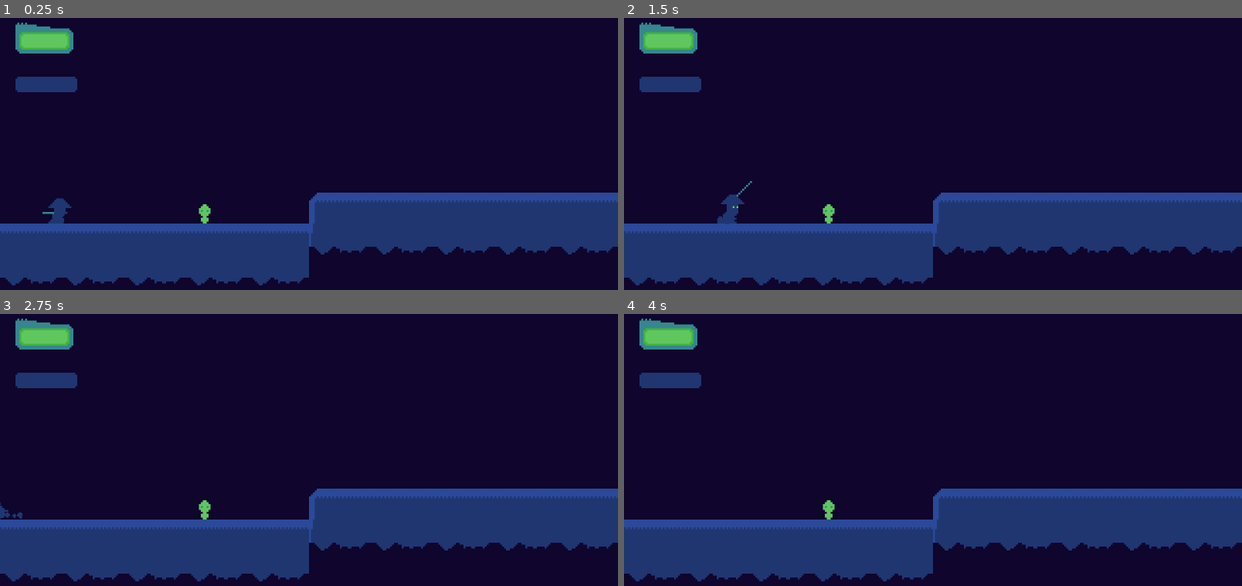
Above: before the commit, frames 1-4 (two rows, left to right).
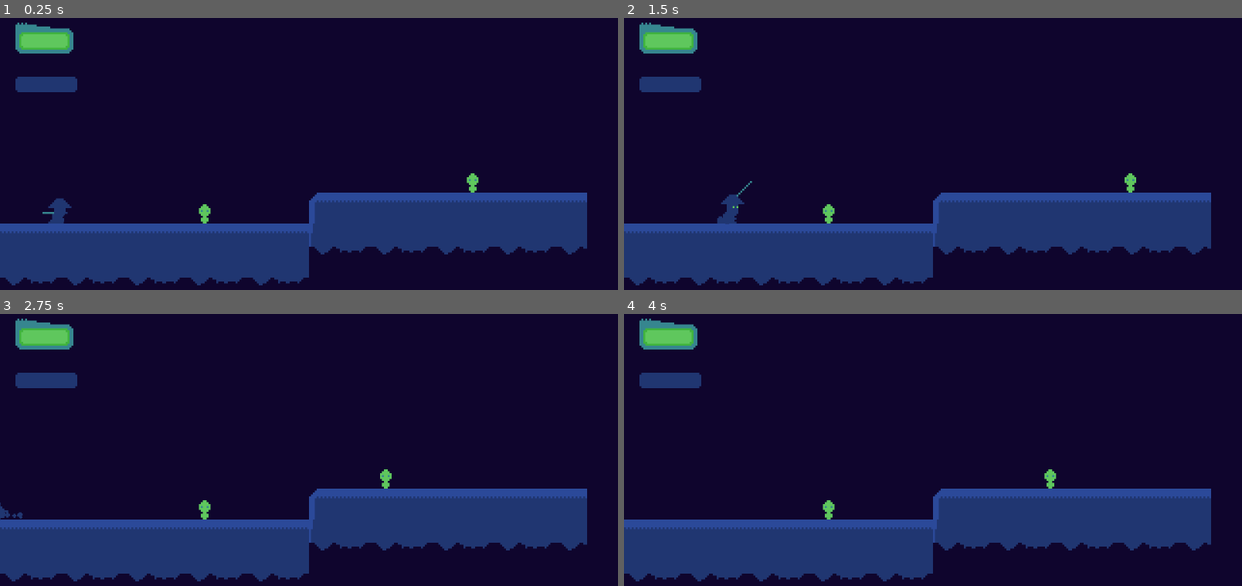
Above: after the commit, the same moments.

Repository: luisgthub/soulslike
Game: Godot game, scene res://main.tscn
Same seed, same stepped clock (60 frames per second), same inputs: the game is played once before the commit and once after it.
Inputs (mouse positions are in pixels of both pictures, inside the frame that each line leads up to):
- Up to frame 1 (0.25 s): no input
- Up to frame 2 (1.5 s): move the mouse to (1068, 164) at 0.52 s; hold D (right) from 0.53 s (still down); click (1068, 164) at 0.6 s; tap Space (jump) at 0.77 s; move the mouse to (809, 197) at 1.27 s; click (809, 197) at 1.35 s
- Up to frame 3 (2.75 s): tap Space (jump) at 1.52 s; move the mouse to (370, 401) at 2.02 s; release D (right) at 2.03 s; hold A (left) from 2.03 s (still down); tap Shift (roll) at 2.1 s; click (370, 401) at 2.3 s
- Up to frame 4 (4 s): move the mouse to (902, 547) at 2.77 s; release A (left) at 2.78 s; hold D (right) from 2.78 s (still down); click (902, 547) at 2.85 s; tap Space (jump) at 3.02, 3.77 s; move the mouse to (1118, 528) at 3.52 s; click (1118, 528) at 3.6 s

The runs differ from the first frame. In frame 1, 1.2% of the frame differs, in the area x 75-100%, y 57-87%; in frame 2, 1.2%; in frame 3, 1.2%, in the area x 0-100%, y 57-87%; in frame 4, 1.2%.

Commit message:
Simple Enemy update(patrol,following)
Rollback is working
Basic enemy IA working

Diff:
--- /dev/null
+++ b/base_enemy.gd
@@ -0,0 +1,56 @@
+extends CharacterBody2D
+
+@export var notify:PackedScene
+const SPEED = 50.0
+const JUMP_VELOCITY = -400.0
+enum State {PATROLING, ATTACKING}
+var current_state = State.PATROLING
+var direction = 1
+var body_position =null
+@onready var ledge_check = $RayCast2D
+func _physics_process(delta: float) -> void:
+	# Add the gravity.
+	if not is_on_floor():
+		velocity += get_gravity() * delta
+
+	match current_state:
+		State.PATROLING:
+			patrol()
+		State.ATTACKING:
+			attack(body_position)
+	move_and_slide()
+func damage_notify():
+	var inst = notify.instantiate()
+	get_tree().current_scene.add_child(inst)
+	inst.position = position
+
+func patrol():
+	velocity.x = direction*SPEED
+	if is_on_wall() or not ledge_check.is_colliding():
+		direction*=-1
+		ledge_check.position.x = 20*direction
+func attack(player_pos):
+	print(player_pos)
+	#pega pos faz o inimigo parar tudo e ir lá
+	if body_position:
+		var norm_pos = (player_pos.global_position - global_position).normalized()
+		if norm_pos.length()<10:
+			velocity.x= norm_pos.x*SPEED
+		else:
+			velocity.x = 0
+
+	else:current_state = State.PATROLING
+
+func _on_area_entered(area: Area2D) -> void:
+	if area.is_in_group("player"):
+		print("ai")
+		damage_notify()
+
+func _on_detection_area_body_entered(body: Node2D) -> void:
+	if body.is_in_group("player"):
+		body_position = body
+		current_state = State.ATTACKING
+
+
+func _on_detection_area_body_exited(body: Node2D) -> void:
+	body_position = null
--- /dev/null
+++ b/base_enemy.tscn
@@ -0,0 +1,44 @@
+[gd_scene format=3 uid="uid://dhr8ap3egene7"]
+
+[ext_resource type="Script" uid="uid://cto7rhv55e1ej" path="res://base_enemy.gd" id="1_72wxb"]
+[ext_resource type="PackedScene" uid="uid://6cll2j1bc0y1" path="res://notify.tscn" id="2_8vink"]
+[ext_resource type="Texture2D" uid="uid://bfcmtwggjygm1" path="res://assets/sprites/dummy.png" id="3_ud51s"]
+
+[sub_resource type="RectangleShape2D" id="RectangleShape2D_xmspm"]
+size = Vector2(6, 10)
+
+[sub_resource type="SegmentShape2D" id="SegmentShape2D_bhunq"]
+a = Vector2(-48, 0)
+b = Vector2(53, 0)
+
+[node name="base_enemy" type="CharacterBody2D" unique_id=463930189]
+collision_mask = 2
+script = ExtResource("1_72wxb")
+notify = ExtResource("2_8vink")
+
+[node name="Sprite2D" type="Sprite2D" parent="." unique_id=367008814]
+texture = ExtResource("3_ud51s")
+
+[node name="Area2D" type="Area2D" parent="." unique_id=1844037262]
+collision_layer = 2
+collision_mask = 2
+
+[node name="CollisionShape2D" type="CollisionShape2D" parent="Area2D" unique_id=1722828169]
+shape = SubResource("RectangleShape2D_xmspm")
+
+[node name="CollisionShape2D" type="CollisionShape2D" parent="." unique_id=1482316463]
+shape = SubResource("RectangleShape2D_xmspm")
+
+[node name="RayCast2D" type="RayCast2D" parent="." unique_id=1983835027]
+position = Vector2(0, -2)
+target_position = Vector2(0, 20)
+collision_mask = 2
+
+[node name="DetectionArea" type="Area2D" parent="." unique_id=543725095]
+
+[node name="CollisionShape2D2" type="CollisionShape2D" parent="DetectionArea" unique_id=561986790]
+shape = SubResource("SegmentShape2D_bhunq")
+
+[connection signal="area_entered" from="Area2D" to="." method="_on_area_entered"]
+[connection signal="body_entered" from="DetectionArea" to="." method="_on_detection_area_body_entered"]
+[connection signal="body_exited" from="DetectionArea" to="." method="_on_detection_area_body_exited"]
--- a/dummy.tscn
+++ b/dummy.tscn
@@ -8,6 +8,7 @@
 size = Vector2(6, 10)
 
 [node name="dummy" type="CharacterBody2D" unique_id=463930189]
+collision_mask = 2
 script = ExtResource("1_xmspm")
 notify = ExtResource("2_0umox")
 
@@ -15,6 +16,8 @@
 texture = ExtResource("1_gtj52")
 
 [node name="Area2D" type="Area2D" parent="." unique_id=1844037262]
+collision_layer = 2
+collision_mask = 2
 
 [node name="CollisionShape2D" type="CollisionShape2D" parent="Area2D" unique_id=1722828169]
 shape = SubResource("RectangleShape2D_xmspm")
--- a/levels/levelone.tscn
+++ b/levels/levelone.tscn
@@ -19,7 +19,8 @@
 3:0/0/physics_layer_0/polygon_0/points = PackedVector2Array(-8, -8, 8, -8, 8, 8, -8, 8)
 
 [sub_resource type="TileSet" id="TileSet_bhunq"]
-physics_layer_0/collision_layer = 1
+physics_layer_0/collision_layer = 2
+physics_layer_0/collision_mask = 2
 sources/0 = SubResource("TileSetAtlasSource_52bd8")
 
 [node name="levelone" type="Node2D" unique_id=1282263738]
@@ -29,5 +30,5 @@
 centered = false
 
 [node name="tile" type="TileMapLayer" parent="." unique_id=232004266]
-tile_map_data = PackedByteArray("AAACAAcAAAAAAAAAAAACAAgAAAA …(451 unchanged characters)… EAAAARAAYAAAABAAAAAAARAAcAAAABAAEAAAASAAYAAAAAAAAAAAASAAcAAAAAAAEAAAATAAYAAAABAAAAAAATAAcAAAABAAEAAAAAAAgAAAAAAAEAAAABAAcAAAABAAAAAAABAAgAAAABAAEAAAAAAAcAAAAAAAAAAAA=")
+tile_map_data = PackedByteArray("AAACAAcAAAAAAAAAAAACAAgAAAA …(451 unchanged characters)… EAAAARAAYAAAABAAAAAAARAAcAAAABAAEAAAASAAcAAAAAAAEAAAAAAAgAAAAAAAEAAAABAAcAAAABAAAAAAABAAgAAAABAAEAAAAAAAcAAAAAAAAAAAASAAYAAAAAAAAAAAA=")
 tile_set = SubResource("TileSet_bhunq")
--- a/main.tscn
+++ b/main.tscn
@@ -4,6 +4,7 @@
 [ext_resource type="PackedScene" uid="uid://b8kn3mdimlvcf" path="res://levels/levelone.tscn" id="2_0xm2m"]
 [ext_resource type="PackedScene" uid="uid://6p2lwul7s4gx" path="res://player.tscn" id="3_h2yge"]
 [ext_resource type="PackedScene" uid="uid://du5strxubaujv" path="res://dummy.tscn" id="4_1bvp3"]
+[ext_resource type="PackedScene" uid="uid://dhr8ap3egene7" path="res://base_enemy.tscn" id="5_lquwl"]
 
 [node name="main" type="Node2D" unique_id=679471987]
 
@@ -19,3 +20,6 @@
 
 [node name="dummy" parent="." unique_id=463930189 instance=ExtResource("4_1bvp3")]
 position = Vector2(106, 107)
+
+[node name="base_enemy" parent="." unique_id=1979887136 instance=ExtResource("5_lquwl")]
+position = Vector2(234, 90)
--- a/player.gd
+++ b/player.gd
@@ -80,10 +80,24 @@
 	print("ativou")
 	collision.disabled = false
 	$visual/hand/sword_particle.emitting = true
+
 func off_hitbox():
 	print("desativou")
 	collision.disabled = true
 	$visual/hand/sword_particle.emitting = false
+
+
+
+
+func player_on_hitbox():
+	print("ativou")
+	set_collision_mask_value(1, true)
+	set_collision_mask_value(2, true)
+func player_off_hitbox():
+	print("desativou")
+	set_collision_mask_value(1, false)
+
+
 func finish_attack():
 	current_state = State.IDLE # Ou volte para IDLE/WALKING
 func finish_roll():
--- a/player.tscn
+++ b/player.tscn
@@ -5,8 +5,8 @@
 [ext_resource type="Texture2D" uid="uid://1jdgrepcowi7" path="res://assets/sprites/particleweapon.png" id="4_hqtel"]
 [ext_resource type="Texture2D" uid="uid://lgyb3vppfi0k" path="res://assets/sprites/particlewalk.png" id="5_sweqy"]
 
-[sub_resource type="RectangleShape2D" id="RectangleShape2D_sweqy"]
-size = Vector2(7, 8)
+[sub_resource type="RectangleShape2D" id="RectangleShape2D_2hs0m"]
+size = Vector2(11, 10)
 
 [sub_resource type="Animation" id="Animation_onrkg"]
 length = 0.001
@@ -91,7 +91,7 @@
 
 [sub_resource type="Animation" id="Animation_2hs0m"]
 resource_name = "roll"
-length = 1.2333333
+length = 1.4666667
 tracks/0/type = "value"
 tracks/0/imported = false
 tracks/0/enabled = true
@@ -103,6 +103,34 @@
 "transitions": PackedFloat32Array(1, 1, 1, 1, 1, 1),
 "update": 1,
 "values": [10, 11, 12, 13, 14, 15]
+}
+tracks/1/type = "method"
+tracks/1/imported = false
+tracks/1/enabled = true
+tracks/1/path = NodePath("..")
+tracks/1/interp = 1
+tracks/1/loop_wrap = true
+tracks/1/keys = {
+"times": PackedFloat32Array(0.06666668, 1.2333333),
+"transitions": PackedFloat32Array(1, 1),
+"values": [{
+"args": [],
+"method": &"player_off_hitbox"
+}, {
+"args": [],
+"method": &"player_on_hitbox"
+}]
+}
+tracks/2/type = "method"
+tracks/2/imported = false
+tracks/2/enabled = true
+tracks/2/path = NodePath("..")
+tracks/2/interp = 1
+tracks/2/loop_wrap = true
+tracks/2/keys = {
+"times": PackedFloat32Array(),
+"transitions": PackedFloat32Array(),
+"values": []
 }
 
 [sub_resource type="AnimationLibrary" id="AnimationLibrary_onrkg"]
@@ -117,8 +145,12 @@
 [sub_resource type="RectangleShape2D" id="RectangleShape2D_riqys"]
 size = Vector2(8, 10)
 
-[node name="player" type="CharacterBody2D" unique_id=777571882]
+[sub_resource type="RectangleShape2D" id="RectangleShape2D_hqtel"]
+size = Vector2(8, 10)
+
+[node name="player" type="CharacterBody2D" unique_id=777571882 groups=["player"]]
 z_index = 1
+collision_mask = 3
 script = ExtResource("1_onrkg")
 
 [node name="visual" type="Node2D" parent="." unique_id=1644011378]
@@ -128,7 +160,7 @@
 
 [node name="sword_particle" type="CPUParticles2D" parent="visual/hand" unique_id=1606278561]
 z_index = -1
-position = Vector2(17, -2)
+position = Vector2(14, -2)
 rotation = 1.553343
 texture = ExtResource("4_hqtel")
 lifetime = 0.1
@@ -141,11 +173,12 @@
 
 [node name="sword" type="Area2D" parent="visual/hand" unique_id=183200325 groups=["player"]]
 position = Vector2(-1, -2)
+collision_layer = 3
 
 [node name="CollisionShape2D" type="CollisionShape2D" parent="visual/hand/sword" unique_id=17056899]
 z_index = -1
-position = Vector2(16, -9)
-shape = SubResource("RectangleShape2D_sweqy")
+position = Vector2(9.5, -4)
+shape = SubResource("RectangleShape2D_2hs0m")
 
 [node name="Sprite2D" type="Sprite2D" parent="visual" unique_id=1859014717]
 position = Vector2(5, -10)
@@ -171,6 +204,12 @@
 [node name="RollCooldown" type="Timer" parent="." unique_id=583720286]
 one_shot = true
 
-[node name="CollisionShape2D" type="CollisionShape2D" parent="." unique_id=1439927982]
+[node name="PlayerArea" type="Area2D" parent="." unique_id=9285438]
+
+[node name="CollisionShape2D" type="CollisionShape2D" parent="PlayerArea" unique_id=1439927982]
 position = Vector2(-2, 1)
 shape = SubResource("RectangleShape2D_riqys")
+
+[node name="CollisionShape2D" type="CollisionShape2D" parent="." unique_id=818554740]
+position = Vector2(-3, 1)
+shape = SubResource("RectangleShape2D_hqtel")
Not shown, added: base_enemy.gd.uid
